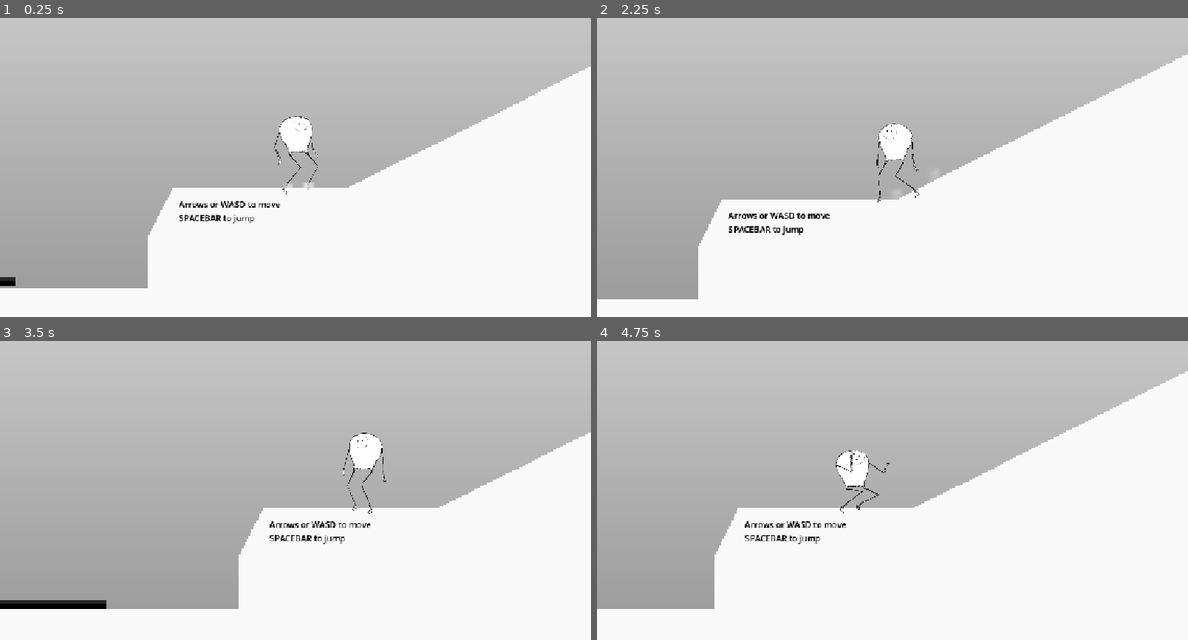
Above: before the commit, frames 1-4 (two rows, left to right).
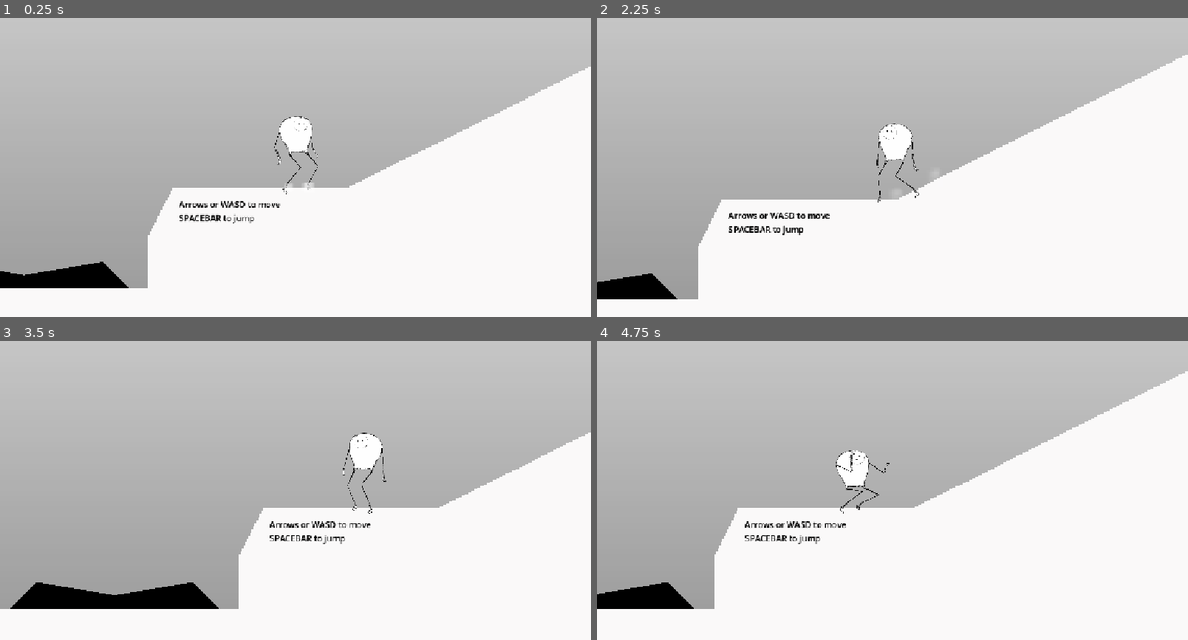
Above: after the commit, the same moments.

Repository: markguinn/wheel-of-worlds
Game: Godot game, scene res://stages/world0/world_0.tscn
Same seed, same stepped clock (60 frames per second), same inputs: the game is played once before the commit and once after it. This scene is started directly instead of the project's main scene.
Inputs (mouse positions are in pixels of both pictures, inside the frame that each line leads up to):
- Up to frame 1 (0.25 s): no input
- Up to frame 2 (2.25 s): tap Enter (interact) at 0.5 s; move the mouse to (1022, 134) at 0.52 s; hold Right (right) 0.53-1.25 s; hold Enter (interact) 0.53-1.25 s; click (1022, 134) at 0.67 s; tap Space (jump) at 0.77 s; drag from (774, 167) to (862, 218) at 1.27 s; move the mouse to (951, 77) at 2.02 s; hold Left (left) from 2.03 s (still down); hold Enter (interact) from 2.03 s (still down); tap 0 at 2.1 s
- Up to frame 3 (3.5 s): release Left (left) at 2.75 s; release Enter (interact) at 2.75 s; drag from (265, 541) to (118, 424) at 2.77 s
- Up to frame 4 (4.75 s): move the mouse to (1069, 523) at 3.52 s; hold Right (right) 3.53-4.25 s; hold Enter (interact) 3.53-4.25 s; tap 8 at 3.6 s; tap Space (jump) at 3.77 s; drag from (715, 424) to (608, 604) at 4.27 s

The runs differ from the first frame. In frame 1, 1.2% of the frame differs, in the area x 0-22%, y 81-91%; in frame 2, 0.9%; in frame 3, 2.0%, in the area x 0-37%, y 80-90%; in frame 4, 1.0%.

Commit message:
Add the start of a "lift" prop and refactor "activator" behavior out of GrabBox so it can be used for other props

Diff:
--- a/actors/player/player.gd
+++ b/actors/player/player.gd
@@ -81,7 +81,7 @@
 	if is_holding_prop:
 		_update_prop(delta)
 	elif velocity != Vector2.ZERO:
-		GrabBoxManager.update_active_candidate()
+		Activator.update_active_candidate()
 
 
 # TODO: trigger a pickup animation?
@@ -107,12 +107,14 @@
 	await get_tree().create_timer(0.25).timeout
 	is_holding_prop = target_node
 	active_grab_box = grab_box
+	Activator.clear_candidates()
 	await get_tree().create_timer(0.25).timeout
 	did_pick_up.emit(target_node)
 
 
 func put_down_prop() -> void:
 	if is_holding_prop:
+		prints("[Player] putting down:", is_holding_prop.name, active_grab_box.name)
 		is_holding_prop.rotation_degrees = 0.0 if sprite.scale.x > 0 else 180.0
 		is_holding_prop.z_index -= 1
 		active_grab_box.put_down.emit(self)
--- a/actors/player/player.tscn
+++ b/actors/player/player.tscn
@@ -1522,14 +1522,14 @@
 
 [node name="ArmR" type="Bone2D" parent="Sprite/Skeleton2D/Hips" unique_id=1756135333]
 position = Vector2(-33, -31)
-rotation = 0.087320715
+rotation = 0.08732072
 rest = Transform2D(0.999362, -0.0357162, 0.0357162, 0.999362, -33, -31)
 metadata/_local_pose_override_enabled_ = true
 
 [node name="HandR" type="Bone2D" parent="Sprite/Skeleton2D/Hips/ArmR" unique_id=88591762]
 position = Vector2(0, 32)
 rotation = -0.25659505
-scale = Vector2(0.9999997, 0.9999997)
+scale = Vector2(0.99999964, 0.99999964)
 rest = Transform2D(0.99928516, -0.03780409, 0.03780409, 0.99928516, 0, 32)
 auto_calculate_length_and_angle = false
 length = 32.0
@@ -1538,15 +1538,15 @@
 
 [node name="ArmL" type="Bone2D" parent="Sprite/Skeleton2D/Hips" unique_id=1793998611]
 position = Vector2(28, -36)
-rotation = -0.16663711
-scale = Vector2(0.9999997, 0.9999997)
+rotation = -0.16663712
+scale = Vector2(0.99999964, 0.99999964)
 rest = Transform2D(0.9953148, -0.09668779, 0.09668779, 0.9953148, 28, -36)
 metadata/_local_pose_override_enabled_ = true
 
 [node name="HandL" type="Bone2D" parent="Sprite/Skeleton2D/Hips/ArmL" unique_id=1933907137]
 position = Vector2(1.399125, 37.310078)
 rotation = 0.13705105
-scale = Vector2(0.9999997, 0.9999997)
+scale = Vector2(0.99999964, 0.99999964)
 rest = Transform2D(0.998, 0.064, -0.064, 0.998, 4, 36)
 auto_calculate_length_and_angle = false
 length = 21.0
--- /dev/null
+++ b/common/GrabBox.tscn
@@ -0,0 +1,3 @@
+[gd_scene format=3 uid="uid://bm4wvfwm3kdk5"]
+
+[node name="GrabBox" type="Node2D" unique_id=897759699]
--- /dev/null
+++ b/common/activator.gd
@@ -0,0 +1,99 @@
+class_name Activator
+extends Area2D
+
+
+signal activated(source: Activator)
+signal become_candidate(prev_candidate: Activator)
+signal resign_candidate(next_candidate: Activator)
+
+
+static var candidates: Array[Activator] = []
+static var active_candidate: Activator = null
+
+@export var enabled := true
+@export var label_text := ""
+
+@onready var label: Label = $Label
+
+
+func _ready() -> void:
+	if label_text:
+		label.text = label_text
+	label.hide()
+	body_entered.connect(_on_body_entered)
+	body_exited.connect(_on_body_exited)
+	become_candidate.connect(_become_active_candidate)
+	resign_candidate.connect(_resign_active_candidate)
+	if not self.get_collision_mask_value(2):
+		push_warning("[Activator] WARNING: grab box will not detect the player", self.get_path())
+
+
+func _on_body_entered(body: Node2D) -> void:
+	if body is Player:
+		candidates.append(self)
+		update_active_candidate()
+
+
+func _on_body_exited(body: Node2D) -> void:
+	if body is Player:
+		candidates.erase(self)
+		update_active_candidate()
+
+
+func _become_active_candidate(_prev: Activator) -> void:
+	label.show()
+
+
+func _resign_active_candidate(_next: Activator) -> void:
+	label.hide()
+
+
+func _input(event: InputEvent):
+	if event.is_action_pressed("interact") and active_candidate == self:
+		prints("[Activator] actived", self.name)
+		get_viewport().set_input_as_handled()
+		activated.emit(self)
+
+
+static func get_active_candidate() -> Activator:
+	return active_candidate
+
+
+static func set_active_candidate(next_active: Activator) -> void:
+	if active_candidate:
+		active_candidate.resign_candidate.emit(next_active)
+	if next_active:
+		# NOTE: I'm not sure about this. It risks this candidate never being removed from the list
+		if not candidates.has(next_active):
+			candidates.append(next_active)
+		next_active.become_candidate.emit(active_candidate)
+	active_candidate = next_active
+
+
+static func clear_candidates() -> void:
+	set_active_candidate(null)
+	candidates = []
+
+
+# NOTE: the number of active candidates is always small, usually only one.
+# so we don't have to be too clever here.
+static func update_active_candidate() -> void:
+	var player: Player = GameManager.get_player()
+	if candidates.size() == 0:
+		if active_candidate:
+			set_active_candidate(null)
+		return
+	if player.is_holding_prop:
+		clear_candidates()
+		return
+
+	var next_active: Activator = candidates[0]
+	if candidates.size() > 1:
+		var min_dist: float = 1_000_000.0
+		for obj in candidates:
+			var my_dist = obj.global_position.distance_squared_to(player.global_position)
+			if my_dist < min_dist:
+				next_active = obj
+
+	if active_candidate != next_active:
+		set_active_candidate(next_active)
--- /dev/null
+++ b/common/activator.tscn
@@ -0,0 +1,33 @@
+[gd_scene format=3 uid="uid://bw7ujmd6681ln"]
+
+[ext_resource type="Script" uid="uid://carejsh7txaft" path="res://common/steady_label.gd" id="1_kcsbt"]
+[ext_resource type="Script" uid="uid://by4jy0sw4cj2c" path="res://common/activator.gd" id="1_yxe85"]
+
+[sub_resource type="CircleShape2D" id="CircleShape2D_vt1vu"]
+radius = 100.0
+
+[node name="Activator" type="Area2D" unique_id=1410287907]
+collision_layer = 0
+collision_mask = 2
+script = ExtResource("1_yxe85")
+
+[node name="CollisionShape2D" type="CollisionShape2D" parent="." unique_id=109296125]
+shape = SubResource("CircleShape2D_vt1vu")
+
+[node name="Label" type="Label" parent="." unique_id=1100468939]
+anchors_preset = 8
+anchor_left = 0.5
+anchor_top = 0.5
+anchor_right = 0.5
+anchor_bottom = 0.5
+offset_left = -100.0
+offset_top = -250.0
+offset_right = 100.0
+offset_bottom = -227.0
+grow_horizontal = 2
+grow_vertical = 2
+size_flags_horizontal = 3
+text = "Press X..."
+horizontal_alignment = 1
+script = ExtResource("1_kcsbt")
+metadata/_custom_type_script = "uid://carejsh7txaft"
--- a/common/grab_box.gd
+++ b/common/grab_box.gd
@@ -1,5 +1,5 @@
 class_name GrabBox
-extends Area2D
+extends Activator
 
 signal picked_up
 signal put_down
@@ -11,63 +11,25 @@
 ########################################################
 
 
-enum State { DISABLED, AVAILABLE, ACTIVE_CANDIDATE, HOLDING }
-
-
-## Starting state
-@export var state := State.AVAILABLE
-
 ## The object that's getting grabbed. If not set manually, we'll use the parent node of the grab box
 @export var target_node: RigidBody2D
 
-
+var is_holding := false
 var target_node_collision_layer: int
-
-@onready var label: Label = $Label
 
 
 func _ready() -> void:
+	super._ready()
 	if not target_node:
 		target_node = get_parent()
-	if not self.get_collision_mask_value(2):
-		print("[GrabBox] WARNING: grab box will not detect the player on ", target_node.get_path())
 	target_node_collision_layer = target_node.collision_layer
-	label.hide()
-	body_entered.connect(_on_body_entered)
-	body_exited.connect(_on_body_exited)
+	activated.connect(_start_holding)
 	put_down.connect(_on_put_down)
 
 
-
-func _on_body_entered(body: Node2D) -> void:
-	if body is Player:
-		GrabBoxManager.add_candidate(self)
-
-
-func _on_body_exited(body: Node2D) -> void:
-	if body is Player:
-		GrabBoxManager.remove_candidate(self)
-
-
-func _input(event: InputEvent):
-	if event.is_action_pressed("interact") and state == State.ACTIVE_CANDIDATE:
-		_start_holding()
-		get_viewport().set_input_as_handled()
-
-
-func _become_active_candidate() -> void:
-	label.show()
-	state = State.ACTIVE_CANDIDATE
-
-
-func _release_active_candidate() -> void:
-	label.hide()
-	state = State.AVAILABLE
-
-
-func _start_holding() -> void:
+func _start_holding(_source: Activator) -> void:
 	if GameManager.get_player().pick_up_prop(target_node, self):
-		state = State.HOLDING
+		is_holding = true
 		label.hide()
 		picked_up.emit()
 		target_node.freeze = true
@@ -76,8 +38,9 @@
 
 
 func _on_put_down(_holder: Player) -> void:
-	_become_active_candidate()
+	is_holding = false
 	target_node.freeze = false
 	target_node.collision_layer = target_node_collision_layer
+	Activator.set_active_candidate(self)
 	#holder.collision_mask |= target_node_collision_layer
 	#print("putting down: ", target_node)
--- a/globals/grab_box_manager.gd
+++ /dev/null
@@ -1,48 +0,0 @@
-extends Node
-
-
-##########################################################
-# Globally manage objects that could be picked up
-# but only one at a time. So each prop knows if it is a
-# candidate for pickup, but only the closest one actually
-# responds to the interaction.
-##########################################################
-
-
-var candidates_for_holding: Array[GrabBox] = []
-
-
-func add_candidate(obj: GrabBox) -> void:
-	if not candidates_for_holding.has(obj):
-		candidates_for_holding.append(obj)
-		update_active_candidate()
-
-
-func remove_candidate(obj: GrabBox) -> void:
-	if candidates_for_holding.has(obj):
-		if obj.state == GrabBox.State.ACTIVE_CANDIDATE:
-			obj._release_active_candidate()
-		candidates_for_holding.erase(obj)
-		update_active_candidate()
-
-
-func update_active_candidate() -> void:
-	var player: Player = GameManager.get_player()
-	if candidates_for_holding.size() == 0 or player.is_holding_prop:
-		return
-
-	var cur_active: GrabBox = null
-	var next_active: GrabBox = null
-	var min_dist: float = 1_000_000.0 # TODO: use constant when i have internet again
-	for obj in candidates_for_holding:
-		var my_dist = obj.target_node.global_position.distance_squared_to(player.global_position)
-		if my_dist < min_dist:
-			next_active = obj
-		if obj.state == GrabBox.State.ACTIVE_CANDIDATE:
-			cur_active = obj
-
-	if cur_active != next_active:
-		if cur_active:
-			cur_active._release_active_candidate()
-		if next_active:
-			next_active._become_active_candidate()
--- a/project.godot
+++ b/project.godot
@@ -27,7 +27,6 @@
 
 GameManager="*res://globals/game_manager.gd"
 StateManager="*uid://1wumj61m8a4e"
-GrabBoxManager="*uid://clgun121kw42n"
 AudioManager="*uid://dl6qiwmawjdvr"
 VFX="*uid://jmlethaw3ljf"
 
--- /dev/null
+++ b/props/lift/lift.gd
@@ -0,0 +1,32 @@
+extends Node2D
+
+@export var height := 500.0
+@export var seconds_to_raise := 1.0
+
+@onready var platform: StaticBody2D = $Platform
+@onready var activator: Activator = $Platform/Activator
+
+var tween: Tween = null
+var raised := false
+
+
+func _ready() -> void:
+	activator.activated.connect(_on_activated)
+
+
+func _on_activated(_source: Activator) -> void:
+	toggle_raised.call_deferred()
+
+
+func toggle_raised() -> void:
+	if not tween:
+		tween = create_tween()
+		tween.set_ease(Tween.EASE_IN_OUT)
+		tween.set_trans(Tween.TRANS_QUAD)
+		if raised:
+			tween.tween_property(platform, "position", Vector2.ZERO, seconds_to_raise)
+		else:
+			tween.tween_property(platform, "position", Vector2(0.0, -height), seconds_to_raise)
+		raised = not raised
+		await tween.finished
+		tween = null
--- /dev/null
+++ b/props/lift/lift.tscn
@@ -0,0 +1,30 @@
+[gd_scene format=3 uid="uid://b2c4465p08yf4"]
+
+[ext_resource type="Script" uid="uid://cpplt3nug7jk2" path="res://props/lift/lift.gd" id="1_bhsea"]
+[ext_resource type="PackedScene" uid="uid://bw7ujmd6681ln" path="res://common/activator.tscn" id="1_craks"]
+
+[node name="Lift" type="Node2D" unique_id=927319953]
+script = ExtResource("1_bhsea")
+
+[node name="Base" type="StaticBody2D" parent="." unique_id=1711520863]
+collision_layer = 4
+
+[node name="Polygon2D" type="Polygon2D" parent="Base" unique_id=1143860453]
+color = Color(0, 0, 0, 1)
+polygon = PackedVector2Array(-200, 0, -150, -50, 0, -25, 150, -50, 200, 0)
+
+[node name="CollisionPolygon2D" type="CollisionPolygon2D" parent="Base" unique_id=1929314528]
+polygon = PackedVector2Array(-200, 0, -150, -50, 0, -25, 150, -50, 200, 0)
+
+[node name="Platform" type="StaticBody2D" parent="." unique_id=859494839]
+collision_layer = 4
+collision_mask = 27
+
+[node name="Activator" parent="Platform" unique_id=1410287907 instance=ExtResource("1_craks")]
+
+[node name="Polygon2D" type="Polygon2D" parent="Platform" unique_id=531429209]
+color = Color(0, 0, 0, 1)
+polygon = PackedVector2Array(-100, 0, -150, -50, 0, -25, 150, -50, 100, 0)
+
+[node name="CollisionPolygon2D" type="CollisionPolygon2D" parent="Platform" unique_id=324174884]
+polygon = PackedVector2Array(-100, 0, -150, -50, 0, -25, 150, -50, 100, 0)
--- a/props/plank/plank.tscn
+++ b/props/plank/plank.tscn
@@ -2,7 +2,7 @@
 
 [ext_resource type="Script" uid="uid://dy8eeto3iw88" path="res://props/plank/plank.gd" id="1_vpluj"]
 [ext_resource type="Script" uid="uid://dow018kqyajrv" path="res://common/grab_box.gd" id="2_w4302"]
-[ext_resource type="Script" uid="uid://carejsh7txaft" path="res://common/steady_label.gd" id="3_w4302"]
+[ext_resource type="PackedScene" uid="uid://bw7ujmd6681ln" path="res://common/activator.tscn" id="3_eqyr0"]
 [ext_resource type="PackedScene" uid="uid://y7c5vk1033l6" path="res://common/vfx/dust_particles.tscn" id="4_jou1n"]
 
 [sub_resource type="RectangleShape2D" id="RectangleShape2D_br3cc"]
@@ -17,9 +17,6 @@
 width = 256
 height = 16
 fill_to = Vector2(0, 1)
-
-[sub_resource type="CircleShape2D" id="CircleShape2D_br3cc"]
-radius = 96.0
 
 [sub_resource type="OccluderPolygon2D" id="OccluderPolygon2D_w4302"]
 polygon = PackedVector2Array(0, 8, -1, -8, 256, -8, 256, 10)
@@ -53,45 +50,16 @@
 grow_vertical = 2
 texture = SubResource("GradientTexture2D_0vqwi")
 
-[node name="GrabBoxL" type="Area2D" parent="Sprite" unique_id=2046519921 node_paths=PackedStringArray("target_node")]
-collision_layer = 0
-collision_mask = 2
+[node name="GrabBoxL" parent="Sprite" unique_id=1410287907 node_paths=PackedStringArray("target_node") instance=ExtResource("3_eqyr0")]
 script = ExtResource("2_w4302")
 target_node = NodePath("../..")
-metadata/_custom_type_script = "uid://dow018kqyajrv"
+label_text = "Press X to pick up!"
 
-[node name="CollisionShape2D" type="CollisionShape2D" parent="Sprite/GrabBoxL" unique_id=1417858198]
-shape = SubResource("CircleShape2D_br3cc")
-debug_color = Color(0.21497008, 0.6323015, 0.2888236, 0.41960785)
-
-[node name="Label" type="Label" parent="Sprite/GrabBoxL" unique_id=1305336113]
-offset_top = -128.0
-offset_right = 77.0
-offset_bottom = -105.0
-text = "Press [X] to pick up!"
-script = ExtResource("3_w4302")
-metadata/_custom_type_script = "uid://carejsh7txaft"
-
-[node name="GrabBoxR" type="Area2D" parent="Sprite" unique_id=1374974504 node_paths=PackedStringArray("target_node")]
+[node name="GrabBoxR" parent="Sprite" unique_id=518770626 node_paths=PackedStringArray("target_node") instance=ExtResource("3_eqyr0")]
 position = Vector2(256, 0)
-collision_layer = 0
-collision_mask = 2
 script = ExtResource("2_w4302")
 target_node = NodePath("../..")
-metadata/_custom_type_script = "uid://dow018kqyajrv"
-
-[node name="CollisionShape2D" type="CollisionShape2D" parent="Sprite/GrabBoxR" unique_id=116974263]
-shape = SubResource("CircleShape2D_br3cc")
-debug_color = Color(0.6235878, 0.5286689, 0.17257962, 0.41960785)
-
-[node name="Label" type="Label" parent="Sprite/GrabBoxR" unique_id=577364726]
-offset_left = -69.0
-offset_top = -126.0
-offset_right = 82.0
-offset_bottom = -103.0
-text = "Press [X] to pick up!"
-script = ExtResource("3_w4302")
-metadata/_custom_type_script = "uid://carejsh7txaft"
+label_text = "Press X to pick up!"
 
 [node name="LightOccluder2D" type="LightOccluder2D" parent="Sprite" unique_id=1914264648]
 occluder = SubResource("OccluderPolygon2D_w4302")
--- a/props/stone/square_stone.tscn
+++ b/props/stone/square_stone.tscn
@@ -1,8 +1,8 @@
 [gd_scene format=3 uid="uid://dn6gswqjkyx14"]
 
 [ext_resource type="Script" uid="uid://cbx6wlfmu87ux" path="res://props/stone/stone.gd" id="1_wqvjq"]
+[ext_resource type="PackedScene" uid="uid://bw7ujmd6681ln" path="res://common/activator.tscn" id="2_wqvjq"]
 [ext_resource type="Script" uid="uid://dow018kqyajrv" path="res://common/grab_box.gd" id="2_xndk2"]
-[ext_resource type="Script" uid="uid://carejsh7txaft" path="res://common/steady_label.gd" id="3_32iop"]
 
 [sub_resource type="RectangleShape2D" id="RectangleShape2D_wqvjq"]
 size = Vector2(64, 64)
@@ -16,9 +16,6 @@
 fill_from = Vector2(0.5192308, 0.99572647)
 fill_to = Vector2(0.3611111, 0.05982906)
 
-[sub_resource type="CircleShape2D" id="CircleShape2D_34n21"]
-radius = 100.0
-
 [node name="Stone" type="RigidBody2D" unique_id=838538367]
 collision_layer = 4
 collision_mask = 23
@@ -30,20 +27,5 @@
 [node name="Sprite2D" type="Sprite2D" parent="." unique_id=842565659]
 texture = SubResource("GradientTexture2D_34n21")
 
-[node name="GrabBox" type="Area2D" parent="." unique_id=1924670030]
-collision_layer = 0
-collision_mask = 2
+[node name="Activator" parent="." unique_id=1410287907 instance=ExtResource("2_wqvjq")]
 script = ExtResource("2_xndk2")
-metadata/_custom_type_script = "uid://dow018kqyajrv"
-
-[node name="CollisionShape2D" type="CollisionShape2D" parent="GrabBox" unique_id=1717250583]
-shape = SubResource("CircleShape2D_34n21")
-
-[node name="Label" type="Label" parent="GrabBox" unique_id=2125543993]
-offset_left = -39.0
-offset_top = -152.0
-offset_right = 38.0
-offset_bottom = -129.0
-text = "...pick up?"
-script = ExtResource("3_32iop")
-metadata/_custom_type_script = "uid://carejsh7txaft"
--- a/props/stone/triangle_stone.tscn
+++ b/props/stone/triangle_stone.tscn
@@ -2,7 +2,7 @@
 
 [ext_resource type="Script" uid="uid://cbx6wlfmu87ux" path="res://props/stone/stone.gd" id="1_cki8f"]
 [ext_resource type="Script" uid="uid://dow018kqyajrv" path="res://common/grab_box.gd" id="2_34n21"]
-[ext_resource type="Script" uid="uid://carejsh7txaft" path="res://common/steady_label.gd" id="3_6iym6"]
+[ext_resource type="PackedScene" uid="uid://bw7ujmd6681ln" path="res://common/activator.tscn" id="2_owgpg"]
 
 [sub_resource type="ConvexPolygonShape2D" id="ConvexPolygonShape2D_6iym6"]
 points = PackedVector2Array(-36, 32, 0, -32, 36, 32)
@@ -15,9 +15,6 @@
 gradient = SubResource("Gradient_cki8f")
 fill_from = Vector2(0.5192308, 0.99572647)
 fill_to = Vector2(0.3611111, 0.05982906)
-
-[sub_resource type="CircleShape2D" id="CircleShape2D_34n21"]
-radius = 100.0
 
 [node name="Stone" type="RigidBody2D" unique_id=838538367]
 collision_layer = 4
@@ -36,20 +33,5 @@
 polygon = PackedVector2Array(-36, 32, 0, -32, 36, 32)
 uv = PackedVector2Array(-43.5, 39.5, 5, -35, 59, 29.5)
 
-[node name="GrabBox" type="Area2D" parent="." unique_id=1924670030]
-collision_layer = 0
-collision_mask = 2
+[node name="GrabBox" parent="." unique_id=1410287907 instance=ExtResource("2_owgpg")]
 script = ExtResource("2_34n21")
-metadata/_custom_type_script = "uid://dow018kqyajrv"
-
-[node name="CollisionShape2D" type="CollisionShape2D" parent="GrabBox" unique_id=1717250583]
-shape = SubResource("CircleShape2D_34n21")
-
-[node name="Label" type="Label" parent="GrabBox" unique_id=2125543993]
-offset_left = -39.0
-offset_top = -152.0
-offset_right = 38.0
-offset_bottom = -129.0
-text = "...pick up?"
-script = ExtResource("3_6iym6")
-metadata/_custom_type_script = "uid://carejsh7txaft"
--- a/stages/world0/world_0.tscn
+++ b/stages/world0/world_0.tscn
@@ -12,6 +12,7 @@
 [ext_resource type="PackedScene" uid="uid://dn6gswqjkyx14" path="res://props/stone/square_stone.tscn" id="7_boxlk"]
 [ext_resource type="Script" uid="uid://bbb2phdibbqcc" path="res://common/kill_zone.gd" id="8_p7lwt"]
 [ext_resource type="PackedScene" uid="uid://n0yb8g02gr8b" path="res://actors/fish_monster/fish_monster.tscn" id="10_xakyt"]
+[ext_resource type="PackedScene" uid="uid://b2c4465p08yf4" path="res://props/lift/lift.tscn" id="13_mx6et"]
 
 [sub_resource type="Gradient" id="Gradient_83wlx"]
 colors = PackedColorArray(0.7919991, 0.79199916, 0.7919991, 1, 0.5951543, 0.5951542, 0.5951543, 1)
@@ -99,7 +100,7 @@
 target_portal = "ww0"
 
 [node name="Plank" parent="." unique_id=691076463 instance=ExtResource("5_83wlx")]
-position = Vector2(-797, 728)
+position = Vector2(-1086, 560)
 
 [node name="Plank2" parent="." unique_id=1965888217 instance=ExtResource("5_83wlx")]
 position = Vector2(1185, 306)
@@ -187,3 +188,6 @@
 offset_right = 5773.0
 offset_bottom = 545.0
 text = "You made it!"
+
+[node name="Lift" parent="." unique_id=927319953 instance=ExtResource("13_mx6et")]
+position = Vector2(-526, 768)
Not shown, added: common/activator.gd.uid
Not shown, removed: globals/grab_box_manager.gd.uid
Not shown, added: props/lift/lift.gd.uid
